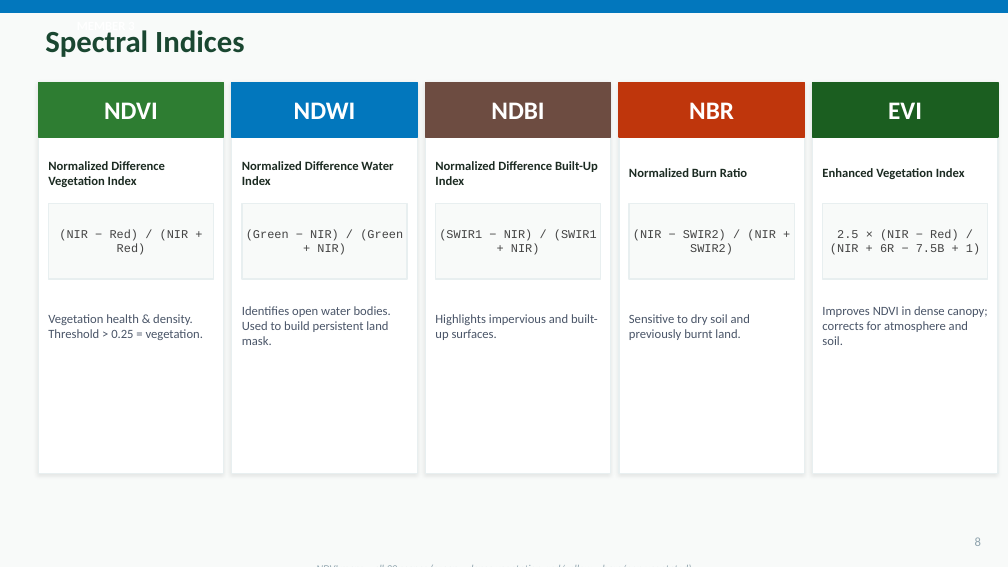
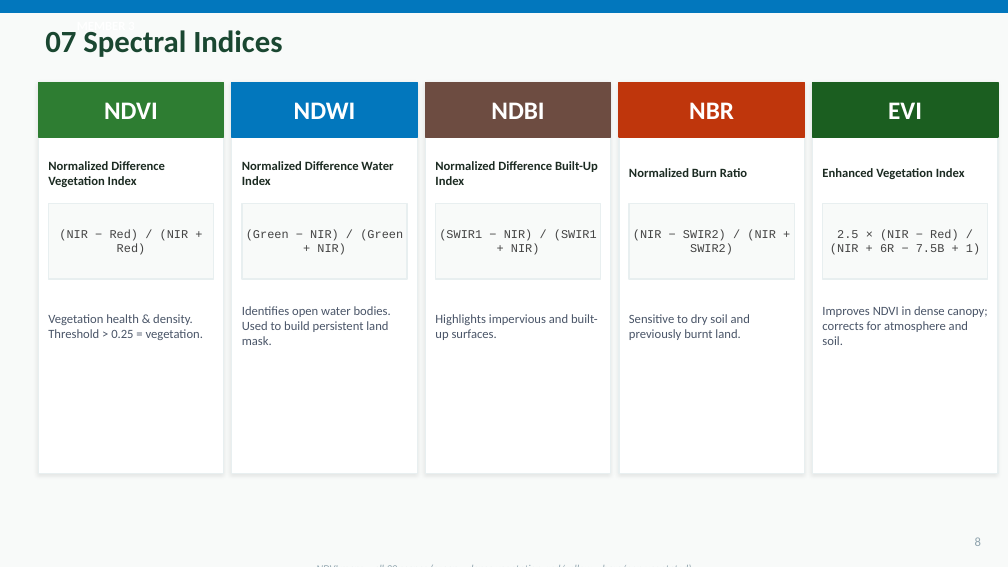
Before and after one commit to heyisula/terraShiftSriLanka, a slide deck: slide 8 of docs/Kalpitiya_Deforestation_Presentation.pptx. Drawn at 1008x567 pixels with LibreOffice and Linux fonts; fonts in the diff are those of the drawing. Boxes give left, top, right and bottom in pixels: in the first picture for what was removed or moved away, otherwise in the second. Text is boxed around its words. In the diff, an @@ line names an element or a change of style, - is before the commit and + after.

```diff
--- a/docs/Kalpitiya_Deforestation_Presentation.pptx
+++ b/docs/Kalpitiya_Deforestation_Presentation.pptx
@@ text at (45,30,282,57): text changed @@
-Spectral Indices
+07 Spectral Indices
```
Also in this commit, not shown: 14 other slides changed.
